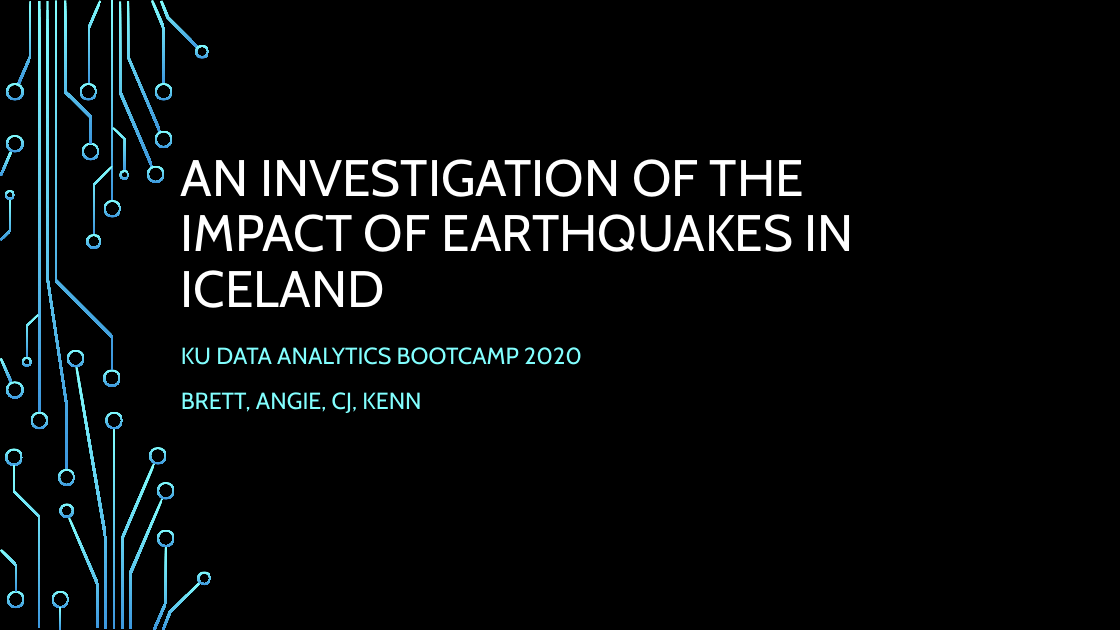
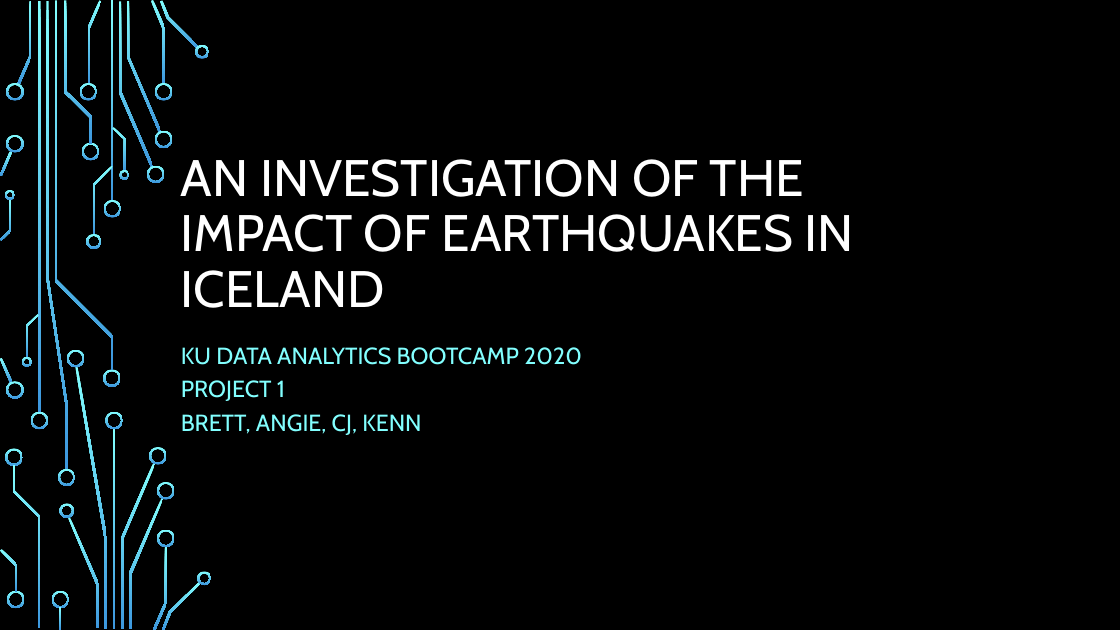
Before and after one commit to kennknisley/project-one-back, a slide deck: slide 1 of Iceland_presentation.pptx. Drawn at 1120x630 pixels with LibreOffice and Linux fonts; fonts in the diff are those of the drawing; background and template pictures are left out. Boxes give left, top, right and bottom in pixels: in the first picture for what was removed or moved away, otherwise in the second. Text is boxed around its words. In the diff, an @@ line names an element or a change of style, - is before the commit and + after.

```diff
--- a/Iceland_presentation.pptx
+++ b/Iceland_presentation.pptx
@@ subtitle at [181, 347, 582, 435]: less space between paragraphs @@
@@ subtitle at [181, 380, 285, 401]: paragraph added @@
+PROJECT 1
```
Also in this commit, not shown: 5 other slides changed, 4 slides added, 2 slides removed, 7 other files.
